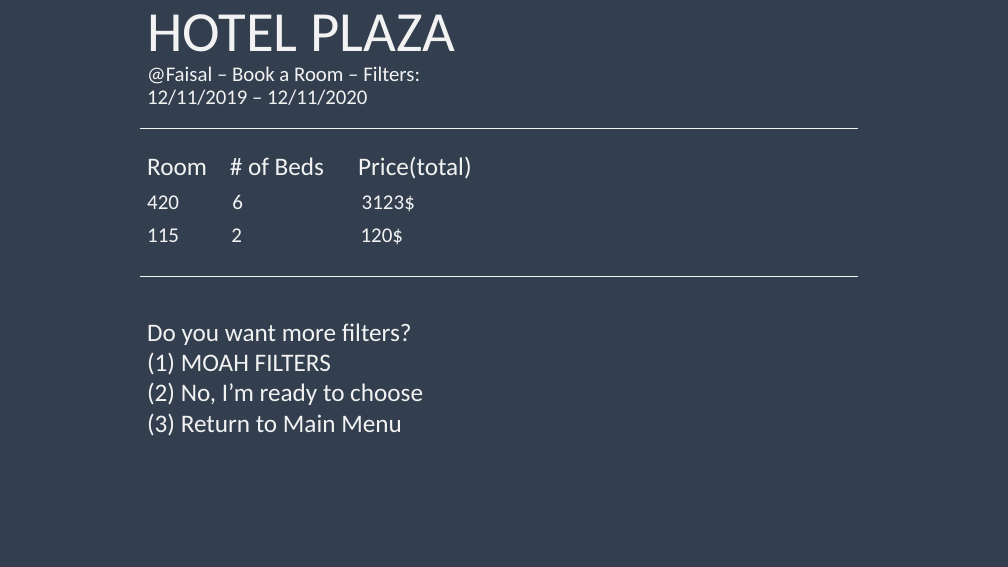
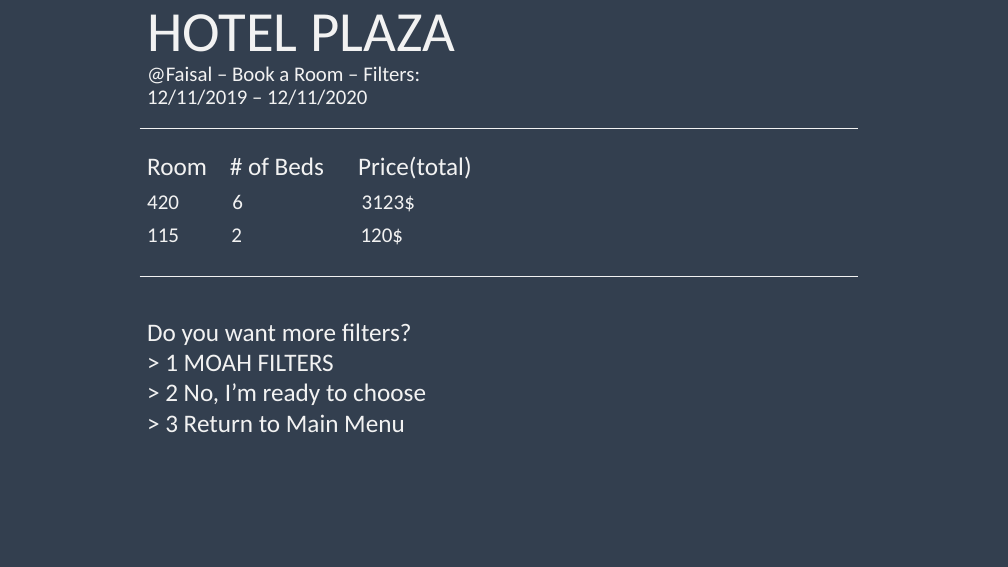
Before and after one commit to Kwandes/hOtEl-tHiNg-HoPe-It-Is-ThE-LaTeSt, a slide deck: slide 8 of Documentation/HP-CLI_example.pptx. Drawn at 1008x567 pixels with LibreOffice and Linux fonts; fonts in the diff are those of the drawing. Boxes give left, top, right and bottom in pixels: in the first picture for what was removed or moved away, otherwise in the second. Text is boxed around its words. In the diff, an @@ line names an element or a change of style, - is before the commit and + after.

```diff
--- a/Documentation/HP-CLI_example.pptx
+++ b/Documentation/HP-CLI_example.pptx
@@ text at bbox=[147, 323, 426, 432]: text changed @@
-Do you want more filters?
-(1) MOAH FILTERS
-(2) No, I’m ready to choose
-(3) Return to Main Menu
+Do you want more filters?
+> 1 MOAH FILTERS
+> 2 No, I’m ready to choose
+> 3 Return to Main Menu
```
Also in this commit, not shown: 6 other slides changed, 2 other files.
